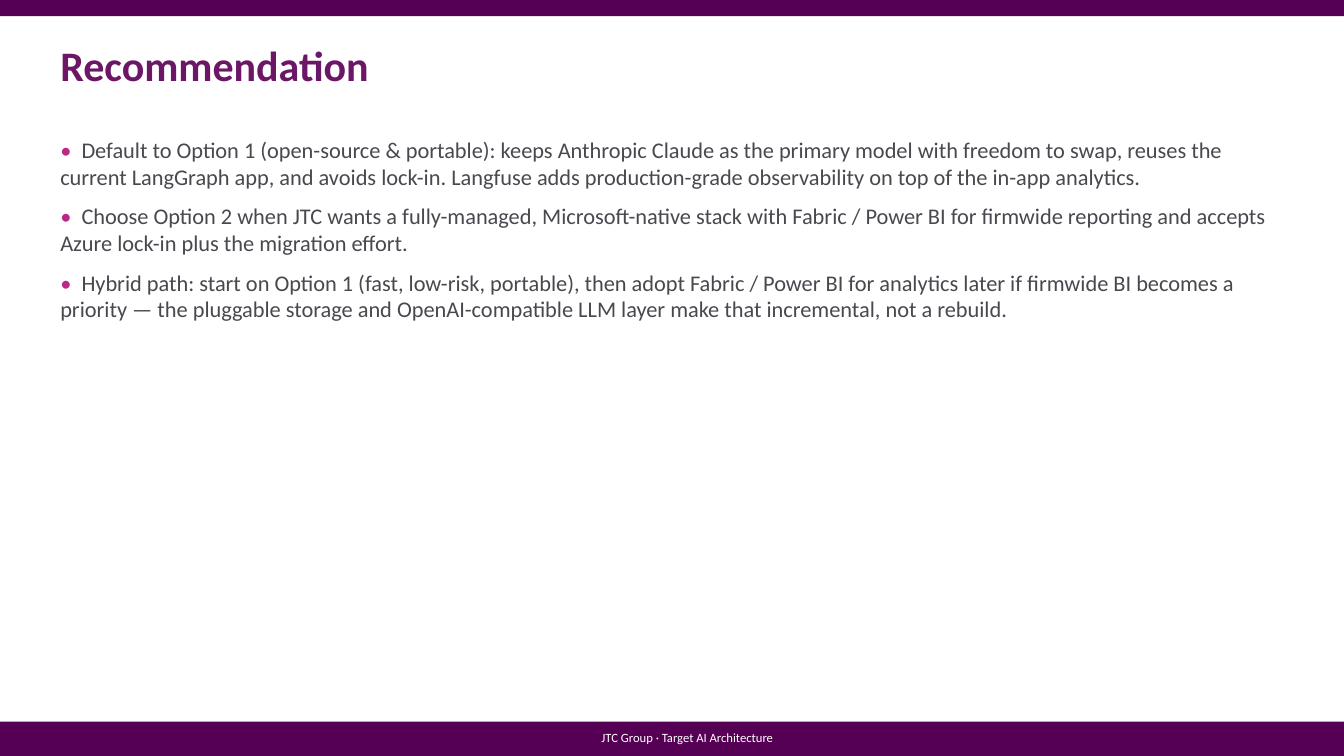
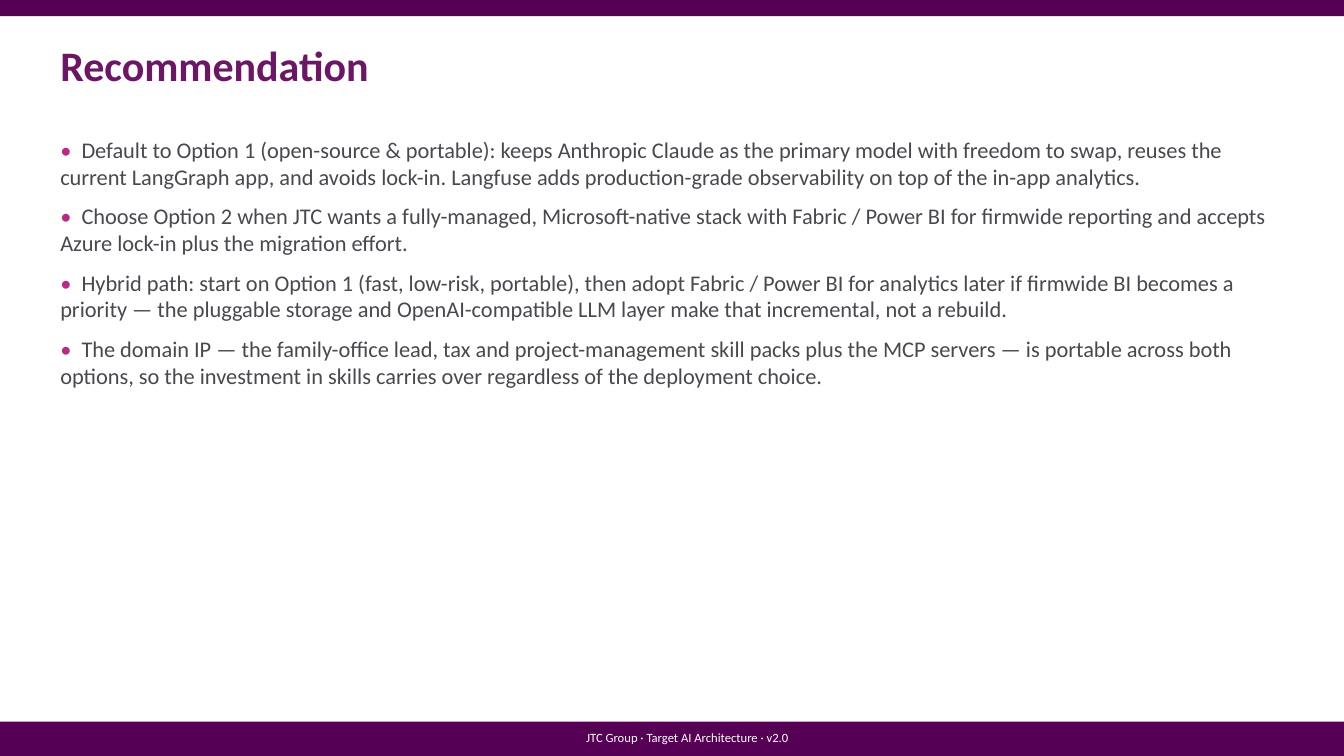
Before and after one commit to predictivelabsai/FastFund, a slide deck: slide 11 of docs/jtcgroup_target_ai_architecture.pptx (slide 9 before the commit). Drawn at 1344x756 pixels with LibreOffice and Linux fonts; fonts in the diff are those of the drawing. Boxes give left, top, right and bottom in pixels: in the first picture for what was removed or moved away, otherwise in the second. Text is boxed around its words. In the diff, an @@ line names an element or a change of style, - is before the commit and + after.

```diff
--- a/docs/jtcgroup_target_ai_architecture.pptx
+++ b/docs/jtcgroup_target_ai_architecture.pptx
@@ text at (60,341,1232,388): paragraph added @@
+• The domain IP — the family-office lead, tax and project-management skill packs plus the MCP servers — is portable across both options, so the investment in skills carries over regardless of the deployment choice.
@@ text in rectangle at (586,733,789,744): text changed @@
-JTC Group · Target AI Architecture
+JTC Group · Target AI Architecture · v2.0
```
Also in this commit, not shown: 8 other slides changed, 2 slides added, 4 other files.
